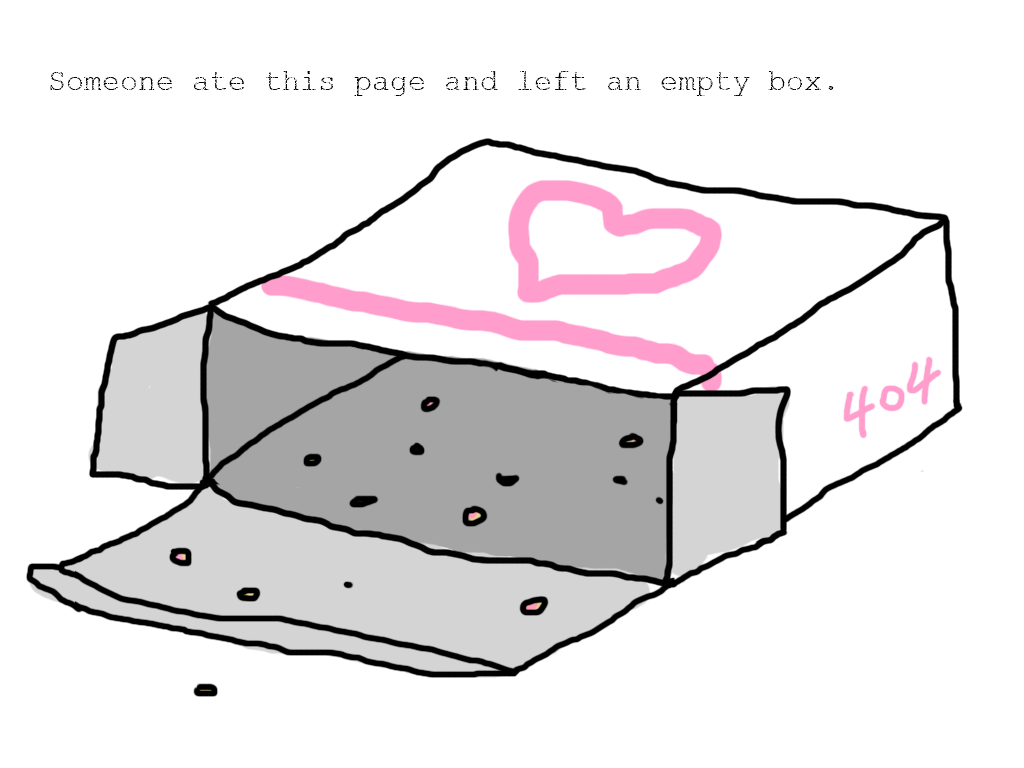
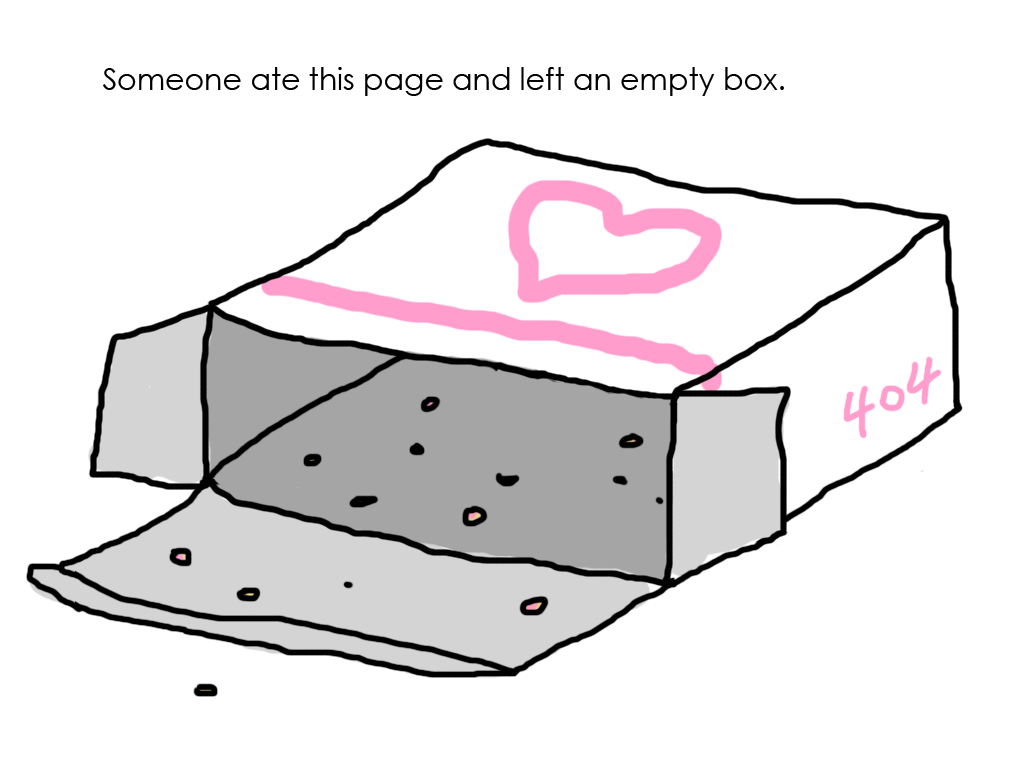
Two versions of the same layered image (1024×768). Layer-by-layer changes:
removed layer "图层 5" (was screen) over [50, 67, 834, 96]
painted on "Someone ate this page and left an empty box." over [50, 67, 834, 96]
